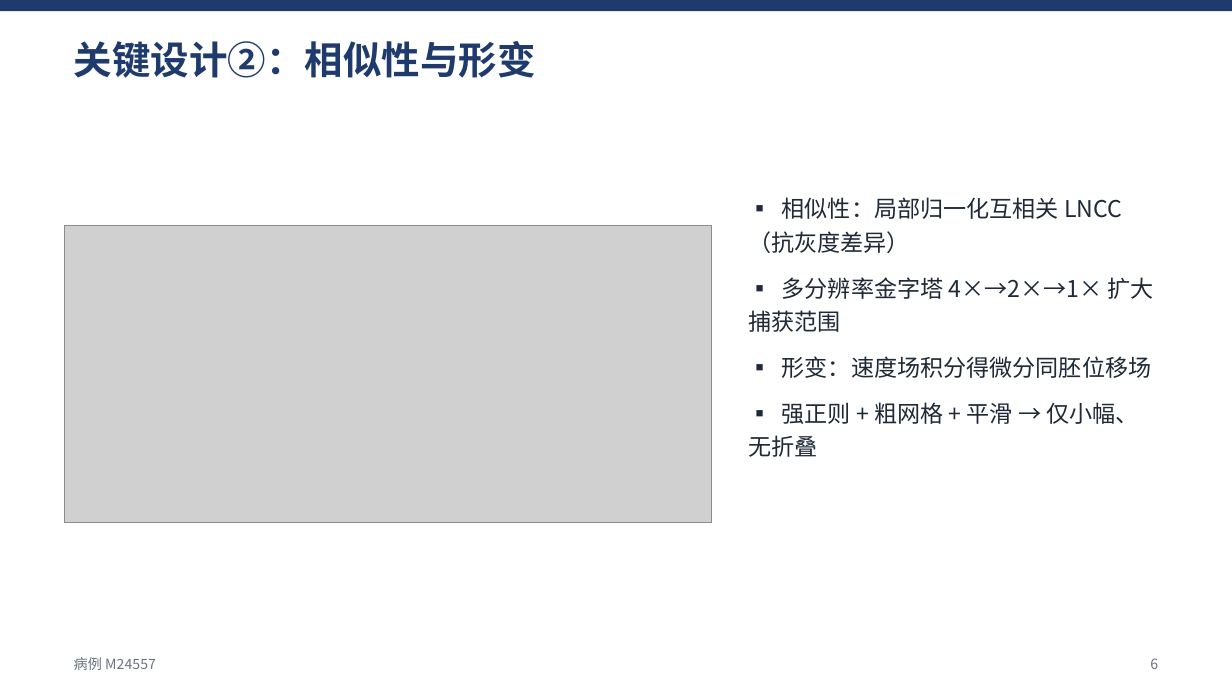
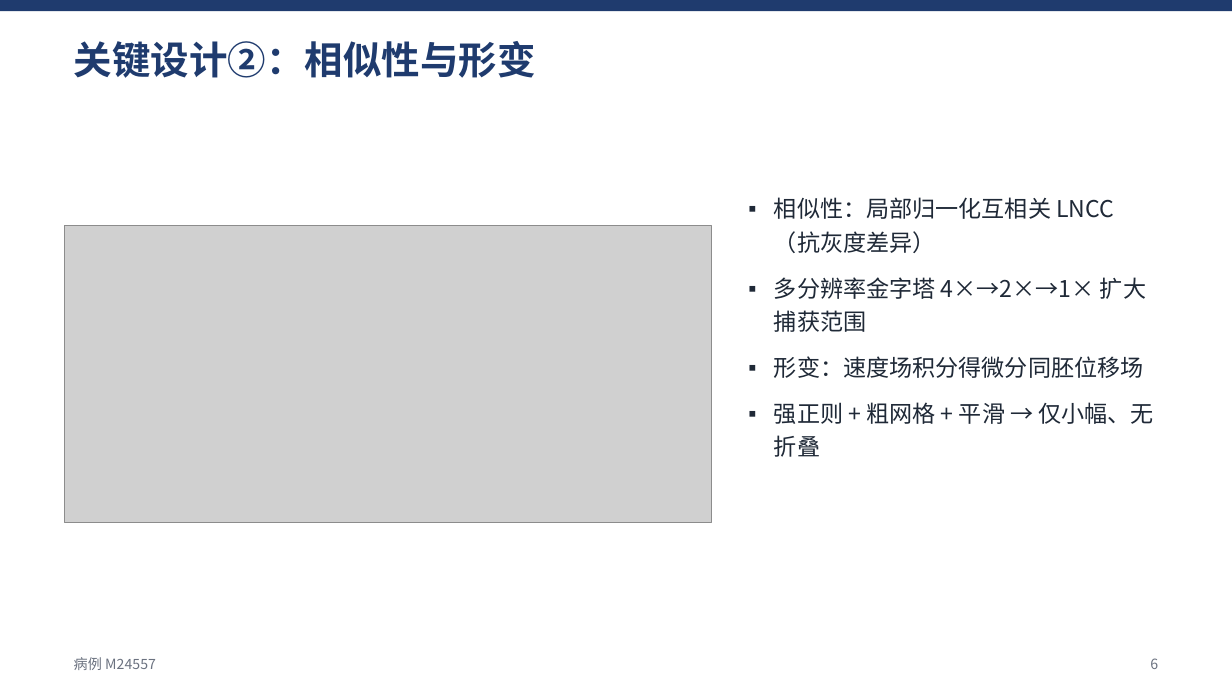
Before and after one commit to develop-yang/Task, a slide deck: slide 6 of results_sample/CBCT_pCT_配准汇报.pptx. Drawn at 1232x693 pixels with LibreOffice and Linux fonts; fonts in the diff are those of the drawing; grey boxes stand for pictures. Boxes give left, top, right and bottom in pixels: in the first picture for what was removed or moved away, otherwise in the second. Text is boxed around its words. In the diff, an @@ line names an element or a change of style, - is before the commit and + after.

```diff
--- a/results_sample/CBCT_pCT_配准汇报.pptx
+++ b/results_sample/CBCT_pCT_配准汇报.pptx
@@ text at (774,197,1155,457): text changed @@
-▪ 相似性：局部归一化互相关 LNCC（抗灰度差异）
-▪ 多分辨率金字塔 4×→2×→1× 扩大捕获范围
-▪ 形变：速度场积分得微分同胚位移场
-▪ 强正则 + 粗网格 + 平滑 → 仅小幅、无折叠
+▪ 相似性：局部归一化互相关 LNCC（抗灰度差异）
+▪ 多分辨率金字塔 4×→2×→1× 扩大捕获范围
+▪ 形变：速度场积分得微分同胚位移场
+▪ 强正则 + 粗网格 + 平滑 → 仅小幅、无折叠
```
Also in this commit, not shown: 8 other slides changed, 3 other files.
